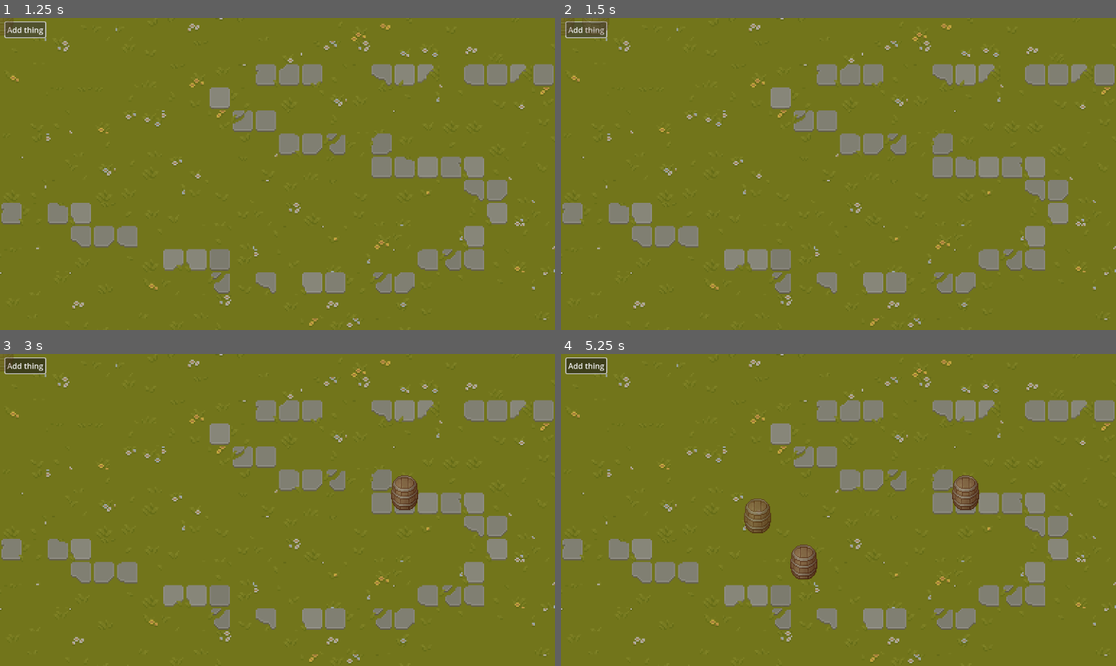
Above: before the commit, frames 1-4 (two rows, left to right).
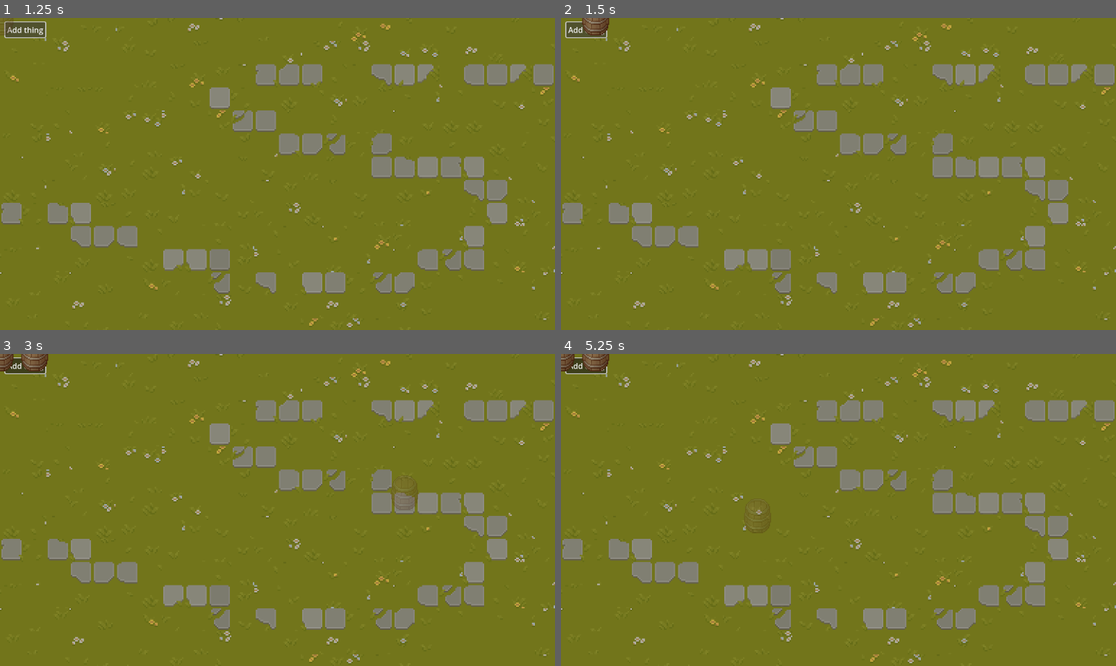
Above: after the commit, the same moments.

Repository: Kinsteen/tower-defense
Game: Godot game, scene res://scenes/GameScene.tscn
Same seed, same stepped clock (60 frames per second), same inputs: the game is played once before the commit and once after it.
Inputs (mouse positions are in pixels of both pictures, inside the frame that each line leads up to):
- Up to frame 1 (1.25 s): click "Add thing" at 0.5 s
- Up to frame 2 (1.5 s): click "Add thing" at 1.25 s
- Up to frame 3 (3 s): click "Add thing" at 2 s; tap Enter at 2.75 s; move the mouse to (399, 494) at 2.77 s; hold Shift from 2.78 s (still down); click (399, 494) at 2.92 s
- Up to frame 4 (5.25 s): release Shift at 3.5 s; tap Space at 3.5, 5 s; drag from (966, 491) to (810, 572) at 3.52 s; tap Enter at 4.25 s; move the mouse to (805, 563) at 4.27 s; tap Ctrl at 4.35 s; click (805, 563) at 4.42 s; drag from (805, 563) to (672, 463) at 5.02 s

Frame 1 is identical in both runs. In frame 2, 0.2% of the frame differs, in the area x 0-9%, y 0-6%; in frame 3, 0.7%; in frame 4, 1.5%, in the area x 0-76%, y 0-73%.

Commit message:
Refactor canon script and scene script

Diff:
--- a/prefabs/Canon.gd
+++ b/prefabs/Canon.gd
@@ -8,8 +8,6 @@
 
 signal state_changed(old: State, new: State)
 var state: State:
-	get:
-		return state
 	set(new_state):
 		state_changed.emit(state, new_state)
 		state = new_state
@@ -27,7 +25,14 @@
 	if event is InputEventMouseMotion and state == State.MOVING:
 		var snap := 16*3
 		var offset := 16 + 16/2
-		self.position = Vector2(int(event.position.x / snap) * snap + offset, int(event.position.y / snap) * snap)
+		self.position = Vector2(
+			int(event.position.x / snap) * snap + offset,
+			int(event.position.y / snap) * snap
+		)
+	if event is InputEventMouseButton and event.is_pressed():
+		if state == State.MOVING:
+			state = State.IDLE
+			get_viewport().set_input_as_handled() # Stop propagating the event
 
 func _on_state_changed(old, new):
 	if new == State.MOVING:
@@ -38,7 +43,5 @@
 # This is only when clicking in the collision shape
 func _on_area_2d_input_event(viewport, event, shape_idx):
 	if event is InputEventMouseButton and event.is_pressed():
-		if state == State.MOVING:
-			state = State.IDLE
-		elif state == State.IDLE:
+		if state == State.IDLE:
 			state = State.MOVING
--- a/scripts/AddBlock.gd
+++ b/scenes/GameScene.gd
@@ -1,4 +1,6 @@
-extends Button
+extends Node2D
+
+var canon := preload("res://prefabs/Canon.tscn")
 
 # Called when the node enters the scene tree for the first time.
 func _ready():
@@ -10,8 +12,7 @@
 	pass
 
 
-func _on_pressed():
-	var canon := preload("res://prefabs/Canon.tscn").instantiate()
-	canon.set_scale(Vector2(2, 2))
-	$/root/GameScene.add_child(canon)
-	pass # Replace with function body.
+func _on_button_pressed():
+	var canon_inst = canon.instantiate()
+	canon_inst.set_scale(Vector2(2, 2))
+	self.add_child(canon_inst)
--- a/scenes/GameScene.tscn
+++ b/scenes/GameScene.tscn
@@ -1,9 +1,10 @@
 [gd_scene load_steps=3 format=3 uid="uid://bfoo1xws3rdfg"]
 
+[ext_resource type="Script" path="res://scenes/GameScene.gd" id="1_ka14l"]
 [ext_resource type="TileSet" uid="uid://cia0akvspfnce" path="res://tilesets/ground.tres" id="1_r86nc"]
-[ext_resource type="Script" path="res://scripts/AddBlock.gd" id="2_ka4j6"]
 
 [node name="GameScene" type="Node2D"]
+script = ExtResource("1_ka14l")
 
 [node name="GroundTiles" type="TileMap" parent="."]
 scale = Vector2(3, 3)
@@ -17,6 +18,5 @@
 offset_right = 65.0
 offset_bottom = 24.0
 text = "Add thing"
-script = ExtResource("2_ka4j6")
 
-[connection signal="pressed" from="Button" to="Button" method="_on_pressed"]
+[connection signal="pressed" from="Button" to="." method="_on_button_pressed"]
